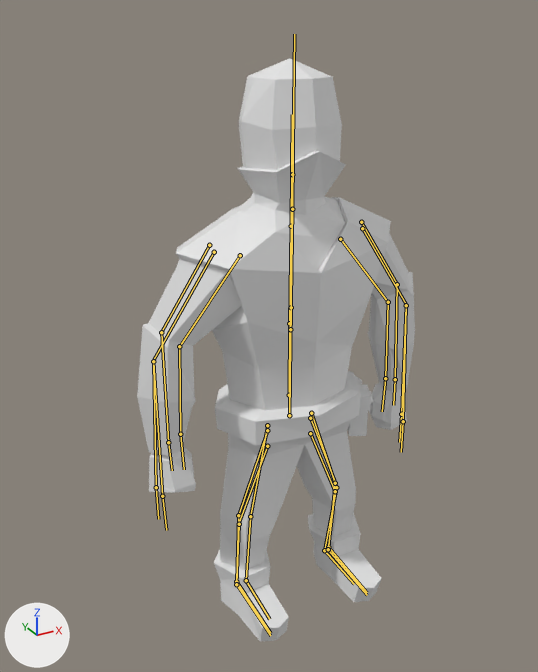
Two versions of the Blender file Animations/RogueBladeRoundAttack.blend, one commit apart.
The view is the same before and after, from a camera (50 mm lens) standing at (-5.32, -8.94, 9.32) and looking at (0.0, 0.73, 4.48). The lights are fixed; the arrows at lower left show +X, +Y and +Z. The bones that bend it are drawn over the model as lines.
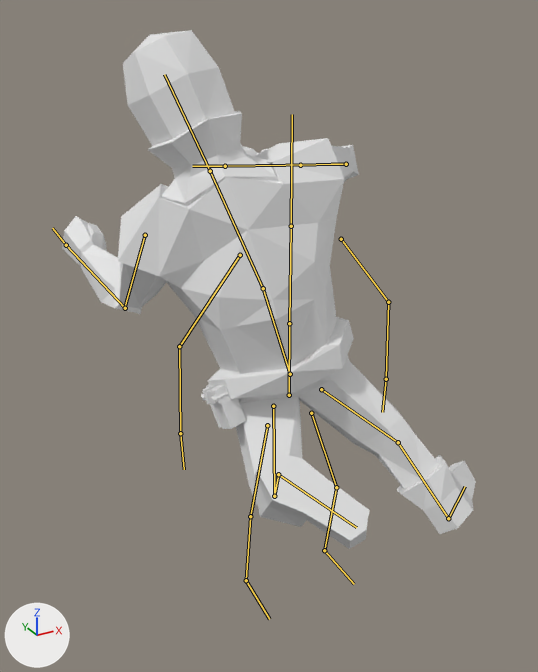
The newer file adds an action. The first version stands in its rest pose; the second is drawn at frame 13 of the action 'Armature.000Action.001'.

Location of each change, [x1, y1, x2, y2] in pixels of the pictures (538 x 672 px):
'Cube', posed (49% wider, 11% shorter): before [137, 58, 415, 642]; after [62, 30, 476, 549]
bone 'Root', root to tip: before (289, 415) to (290, 329); after (290, 374) to (263, 288)
bone 'Chest', root to tip: before (290, 329) to (292, 209); after (263, 288) to (210, 171)
bone 'Shoulder.R', root to tip: before (214, 252) to (153, 361); after (300, 165) to (346, 163)
bone 'Arm.R', root to tip: before (153, 361) to (156, 487); after (346, 164) to (225, 166)
bone 'Shoulder.L', root to tip: before (362, 228) to (406, 305); after (145, 235) to (124, 308)
bone 'Arm.L', root to tip: before (406, 305) to (401, 414); after (125, 308) to (66, 245)
bone 'Head', root to tip: before (292, 209) to (293, 102); after (210, 171) to (164, 74)
bone 'Leg.R', root to tip: before (267, 446) to (238, 524); after (321, 389) to (398, 442)
bone 'Foot.R', root to tip: before (236, 584) to (270, 635); after (448, 518) to (465, 486)
bone 'Leg.L', root to tip: before (310, 433) to (335, 491); after (273, 406) to (274, 496)
bone 'Calf.L', root to tip: before (335, 491) to (328, 549); after (274, 496) to (278, 474)

What the commit changed:
Bone 'Root' (bone_root) moves from (0.0, 0.0, 0.0) to (0.0, 0.74, 0.0).
Bone 'Root' (bone_root) turns from (0, 0, 0) to (6, 161, 17) degrees about its own x, y and z.
Bone 'Chest' (bone_chest) turns from (0, 0, 0) to (16, 3, -5) degrees about its own x, y and z.
Bone 'Shoulder.R' (bone_shoulder_r) turns from (0, 0, 0) to (16, 34, -55) degrees about its own x, y and z.
Bone 'Arm.R' (bone_arm_r) turns from (0, 0, 0) to (-50, -7, -75) degrees about its own x, y and z.
Bone 'Shoulder.L' (bone_shoulder_l) turns from (0, 0, 0) to (-30, -41, 62) degrees about its own x, y and z.
Bone 'Arm.L' (bone_arm_l) turns from (0, 0, 0) to (-68, -7, -6) degrees about its own x, y and z.
Bone 'Head' (bone_head) turns from (0, 0, 0) to (-1, 16, -2) degrees about its own x, y and z.
Bone 'Leg.R' (bone_leg_r) turns from (0, 0, 0) to (-36, 10, -17) degrees about its own x, y and z.
Bone 'Foot.R' (bone_foot_r) turns from (0, 0, 0) to (1, 0, -2) degrees about its own x, y and z.
Bone 'Leg.L' (bone_leg_l) turns from (0, 0, 0) to (-12, 27, -54) degrees about its own x, y and z.
Bone 'Calf.L' (bone_calf_l) turns from (0, 0, 0) to (64, -7, 36) degrees about its own x, y and z.
